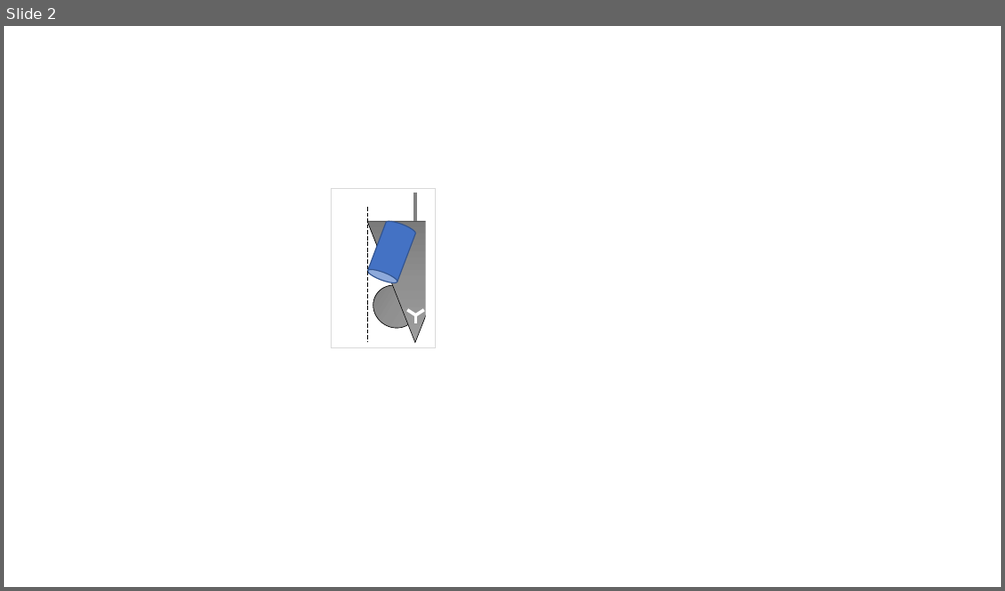
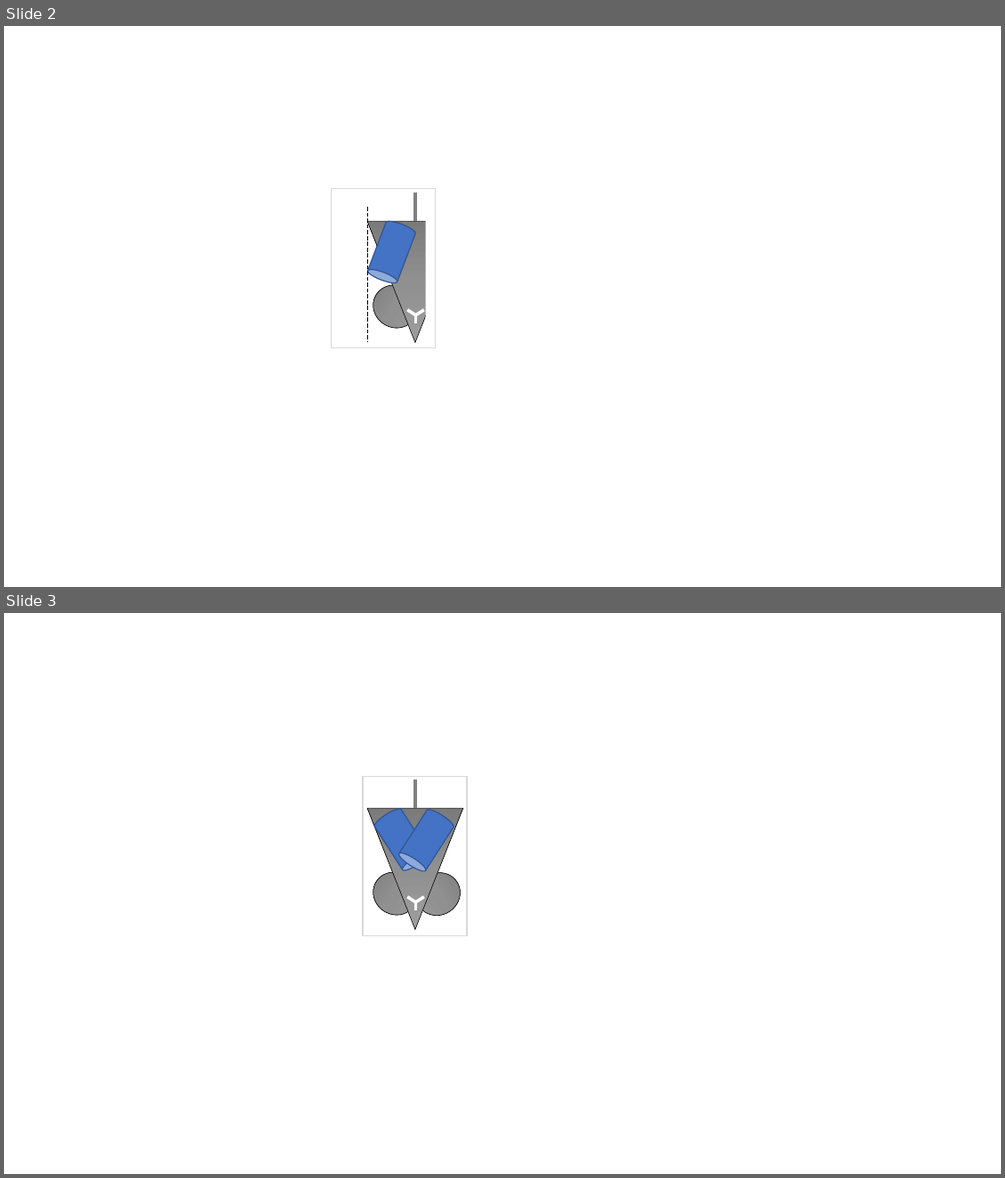
Before and after one commit to reshetovdenis/HindlimbClasping, a slide deck: limb_position.pptx. Shown one above the other, each under a label of ours: slide 2 before the commit, slides 2 and 3 after it. The pictures are 1005x591 and 1005x1178 pixels, drawn with LibreOffice and Linux fonts; fonts in the diff are those of the drawing. Boxes give left, top, right and bottom in pixels: in the first picture for what was removed or moved away, otherwise in the second. Text is boxed around its words. In the diff, an @@ line names an element or a change of style, - is before the commit and + after.

```diff
--- a/limb_position.pptx
+++ b/limb_position.pptx
@@ slide 3 added at bbox=[4, 613, 1001, 1174], background #FFFFFF @@
@@ rectangle added at bbox=[363, 777, 467, 936], outline #D9D9D9 1 pt @@
@@ group added at bbox=[365, 779, 463, 929]: 4 lines, 1 ellipse, 1 triangle, 1 cylinder @@
@@ cylinder added at bbox=[397, 807, 455, 873], fill #4472C4, outline #325491 1 pt @@
@@ ellipse added at bbox=[408, 865, 469, 924], fill gradient #9D9D9D to #909090 to #7C7C7C, outline #000000 0.5 pt @@
```
Also in this commit, not shown: 7 other files.
